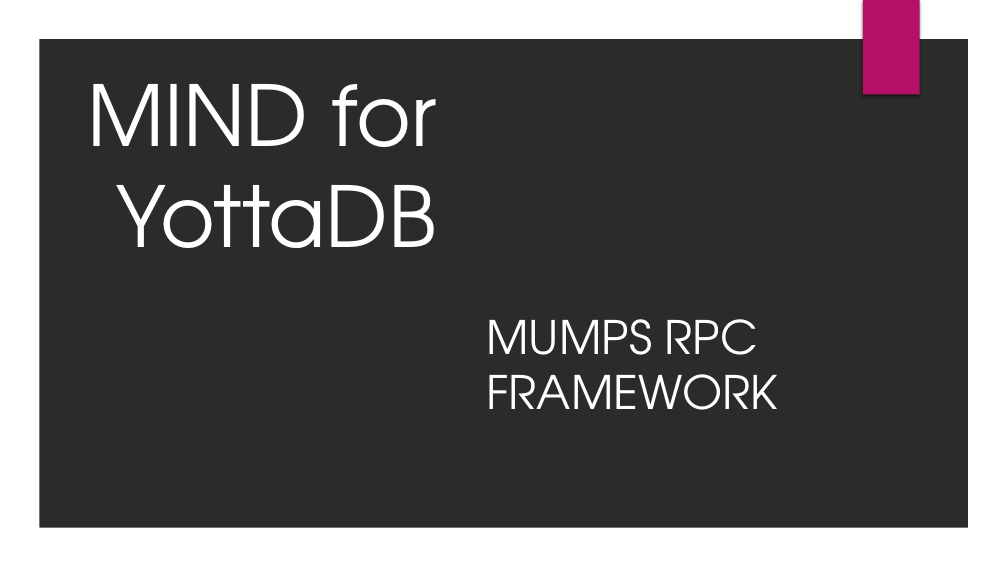
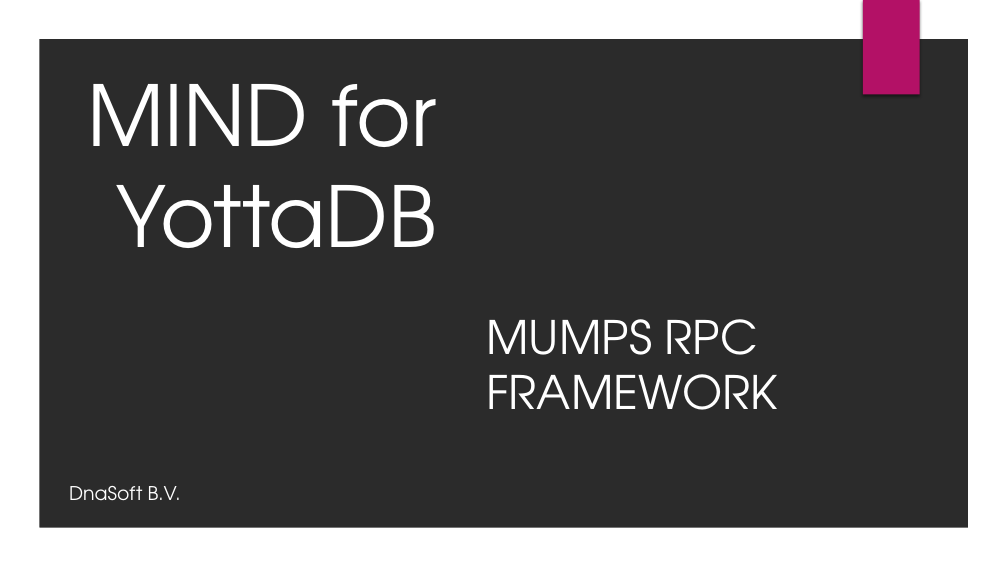
Before and after one commit to mind4yottadb/mind-server, a slide deck: slide 1 of docs/slides/def1.pptx. Drawn at 1008x567 pixels with LibreOffice and Linux fonts; fonts in the diff are those of the drawing; background and template pictures are left out; a plain dark background stands for a picture behind light text. Boxes give left, top, right and bottom in pixels: in the first picture for what was removed or moved away, otherwise in the second. Text is boxed around its words. In the diff, an @@ line names an element or a change of style, - is before the commit and + after.

```diff
--- a/docs/slides/def1.pptx
+++ b/docs/slides/def1.pptx
@@ text added at box(69, 486, 181, 501), 18 pt, text #FFFFFF @@
+DnaSoft B.V.
```
Also in this commit, not shown: 8 other slides changed, 33 other files.
